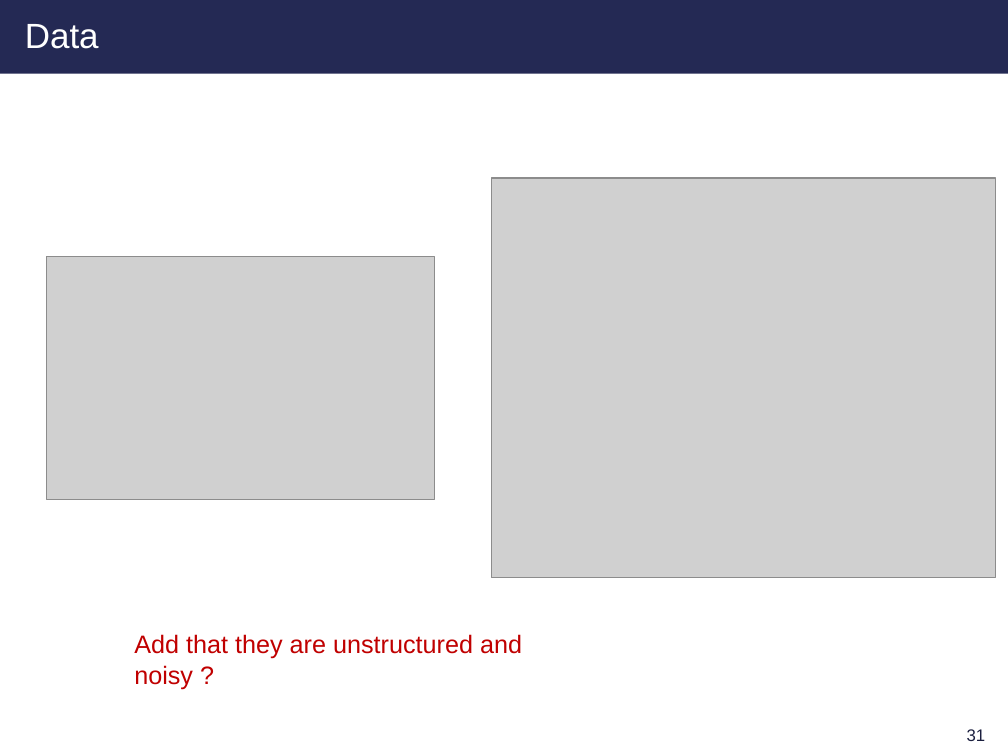
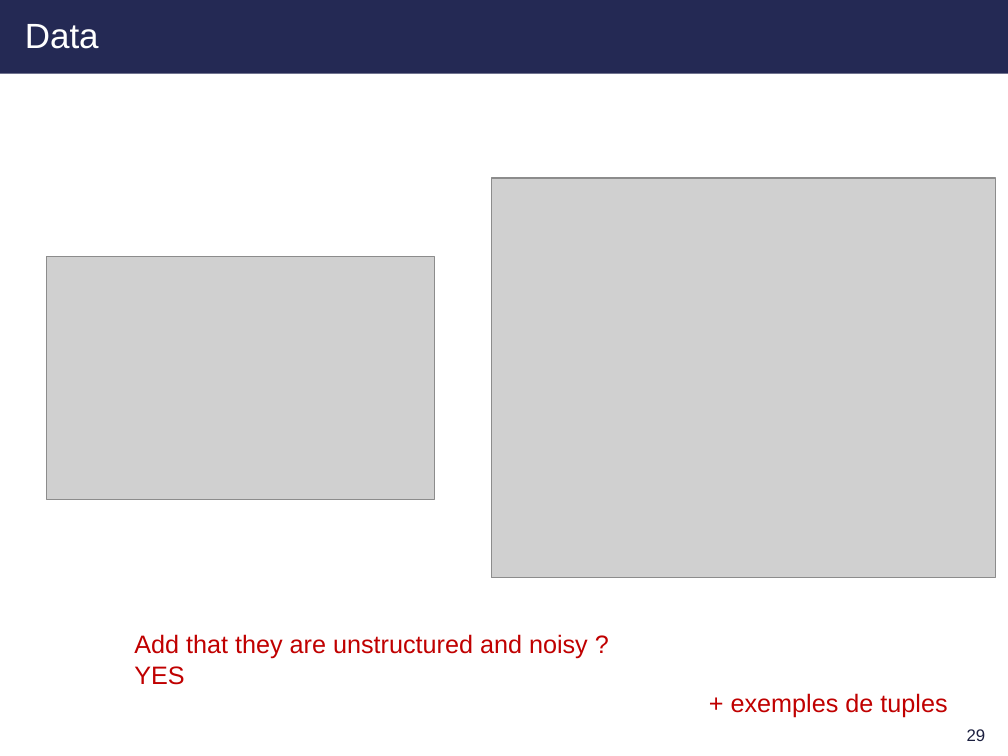
Before and after one commit to clara-gdef/defense, a slide deck: slide 30 of defense.pptx (slide 32 before the commit). Drawn at 1008x756 pixels with LibreOffice and Linux fonts; fonts in the diff are those of the drawing; grey boxes stand for pictures; background and template pictures are left out. Boxes give left, top, right and bottom in pixels: in the first picture for what was removed or moved away, otherwise in the second. Text is boxed around its words. In the diff, an @@ line names an element or a change of style, - is before the commit and + after.

```diff
--- a/defense.pptx
+++ b/defense.pptx
@@ text at (134,634,588,685): text changed @@
-Add that they are unstructured and noisy ?
+Add that they are unstructured and noisy ? YES
@@ text added at (731,693,947,718), 18 pt, text #C00000 @@
++ exemples de tuples
@@ page number at (967,729,986,741): text changed @@
-31
+29
```
Also in this commit, not shown: 17 other slides changed, 2 slides added, 3 slides removed.
